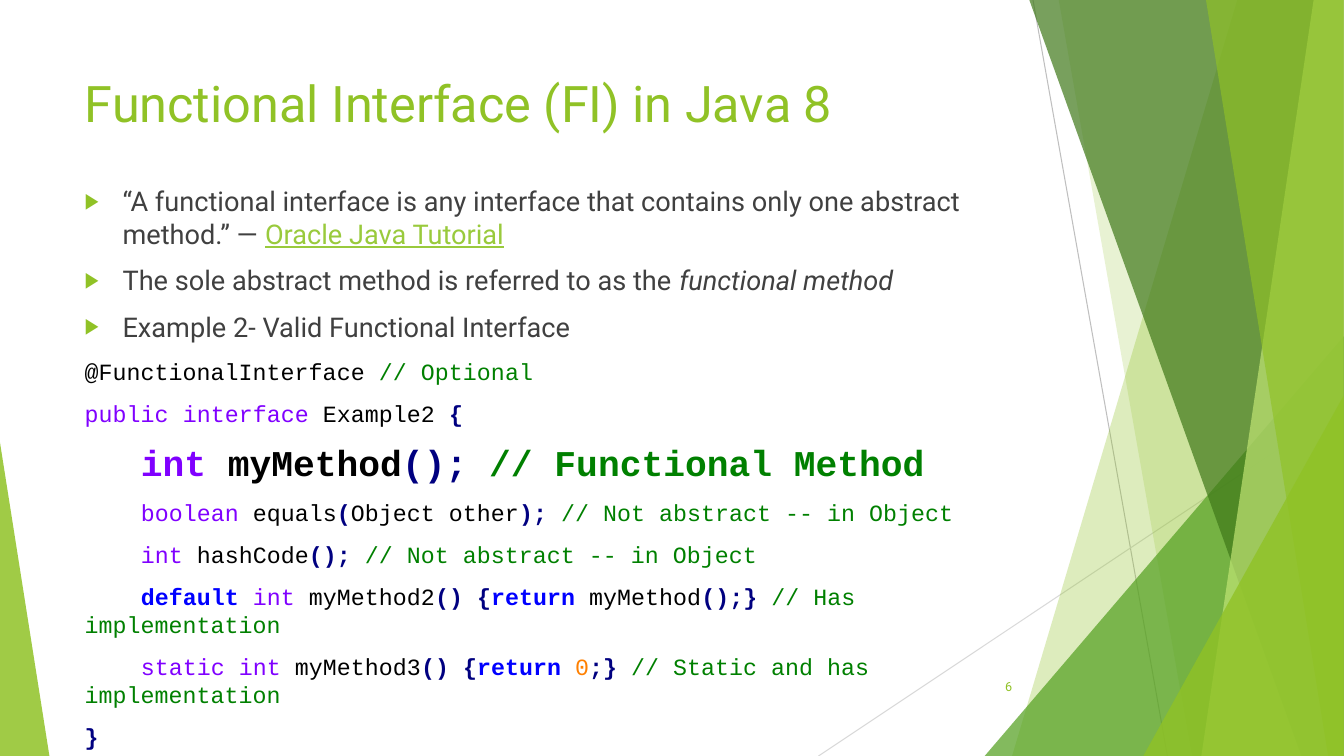
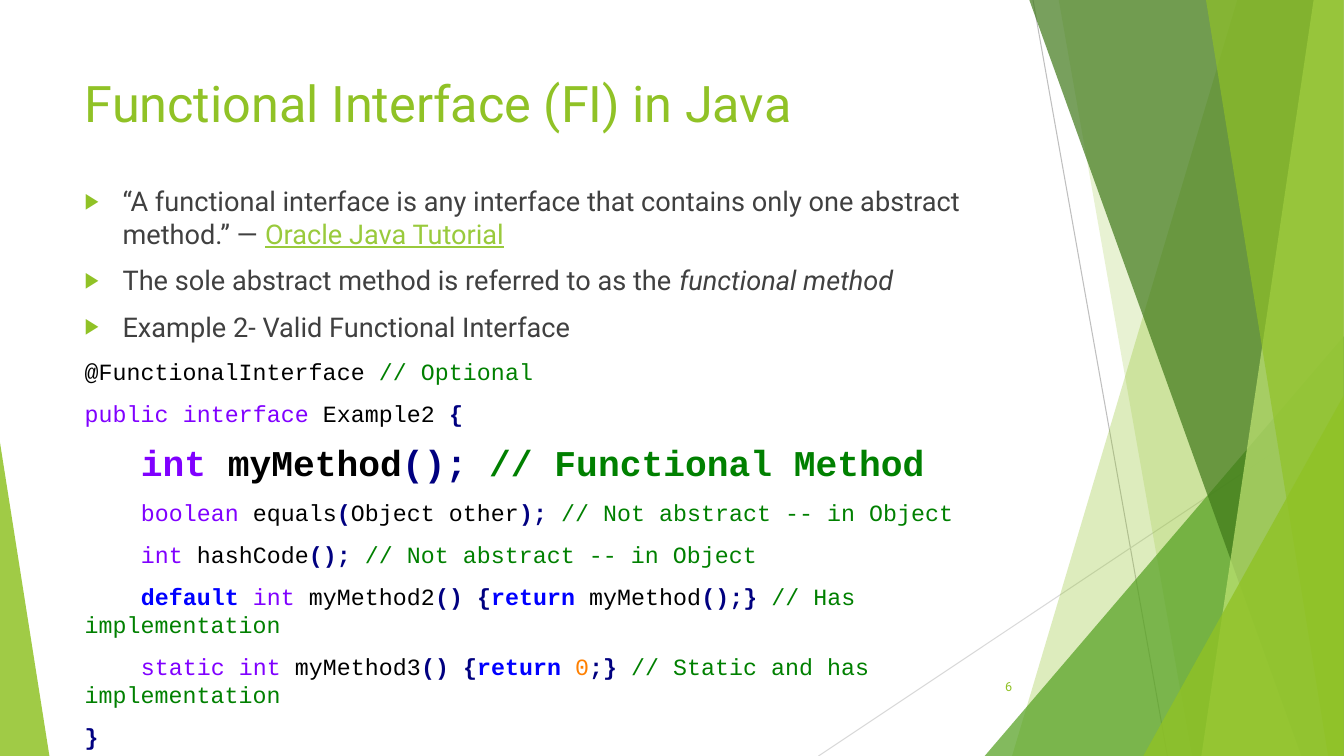
Before and after one commit to RichardRoda/2017-CodePaLOUsa-Lambda, a slide deck: slide 6 of Learning to Love the Lambda in the Stream.pptx. Drawn at 1344x756 pixels with LibreOffice and Linux fonts; fonts in the diff are those of the drawing. Boxes give left, top, right and bottom in pixels: in the first picture for what was removed or moved away, otherwise in the second. Text is boxed around its words. In the diff, an @@ line names an element or a change of style, - is before the commit and + after.

Commit message:
Remove "Java 8" and replace with "Java".  Java 8 is eight years old.  It makes little sense to call it out as a separate version when the majority of developers are using at least Java 8 if not newer now.

```diff
--- a/Learning to Love the Lambda in the Stream.pptx
+++ b/Learning to Love the Lambda in the Stream.pptx
@@ title at [85, 82, 791, 134]: text changed @@
-Functional Interface (FI) in Java 8
+Functional Interface (FI) in Java
```
Also in this commit, not shown: 3 other slides changed, 1 other file.
